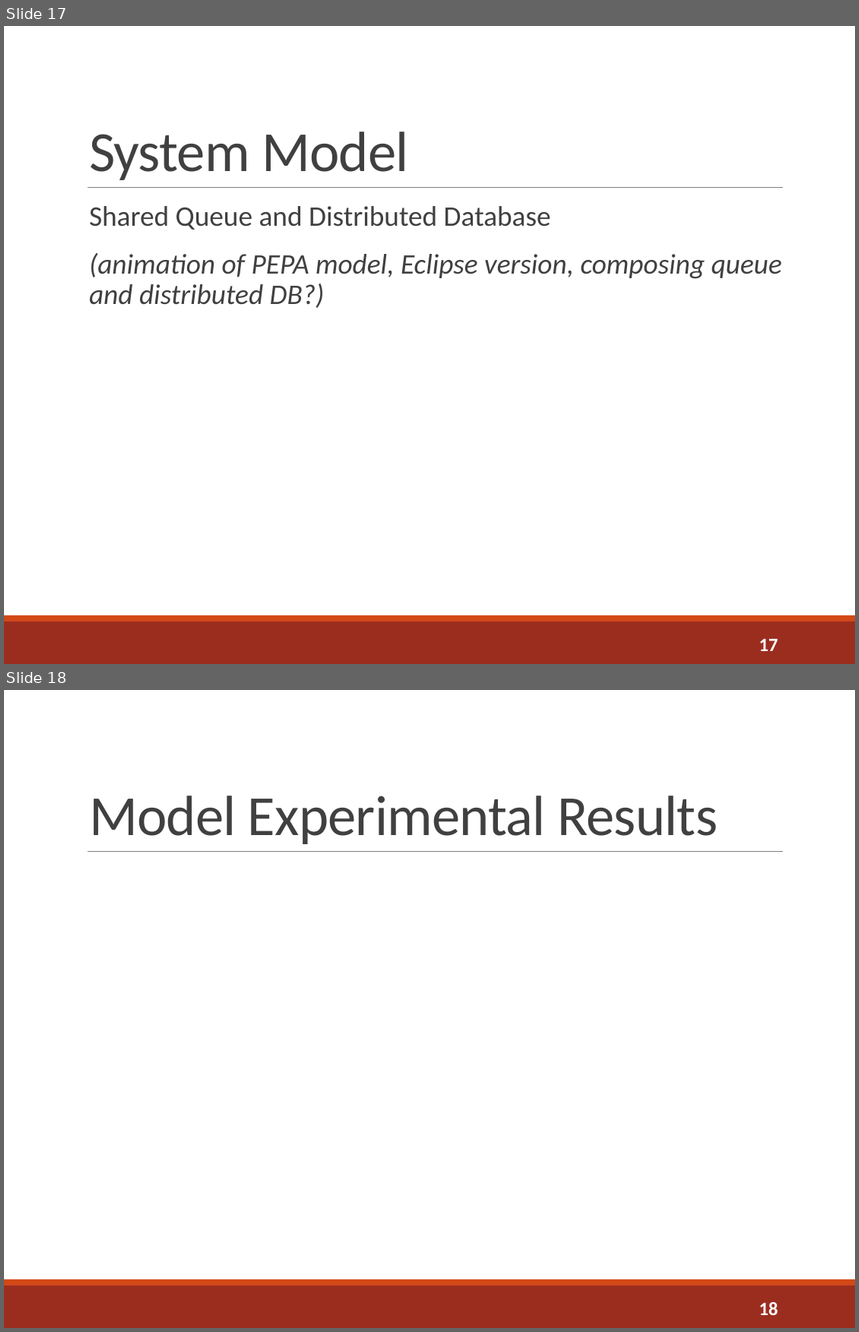
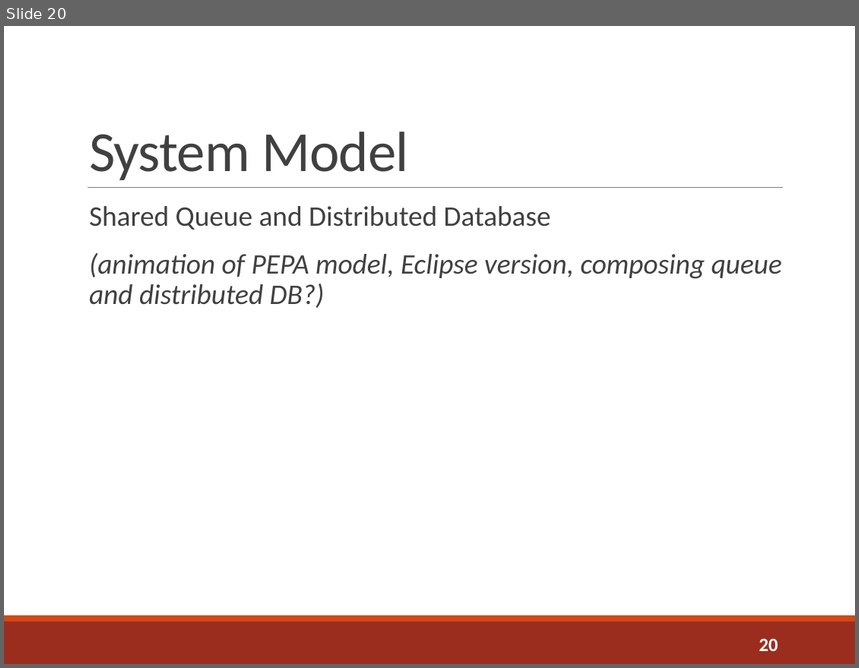
Before and after one commit to sshephard2/skewed-modelling, a slide deck: Presentation/Performance modelling of skewed demand in complex systems.pptx. Shown one above the other, each under a label of ours: slides 17 and 18 before the commit, slide 20 after it. The pictures are 859x1332 and 859x668 pixels, drawn with LibreOffice and Linux fonts; fonts in the diff are those of the drawing. Boxes give left, top, right and bottom in pixels: in the first picture for what was removed or moved away, otherwise in the second. Text is boxed around its words. In the diff, an @@ line names an element or a change of style, - is before the commit and + after.

```diff
--- a/Presentation/Performance modelling of skewed demand in complex systems.pptx
+++ b/Presentation/Performance modelling of skewed demand in complex systems.pptx
@@ slide 18 removed at (4,690,855,1328), background #FFFFFF; not listed: 3 template elements that a slide beside it also shows @@
@@ title removed at (89,796,718,844) @@
-Model Experimental Results
@@ page number removed at (759,1303,778,1315) @@
-18
@@ what was slide 17 is now slide 20 @@
@@ page number at (759,639,778,651): text changed @@
-17
+20
```
Also in this commit, not shown: 6 slides changed, 5 slides added, 4 other slides removed, 2 other files.
